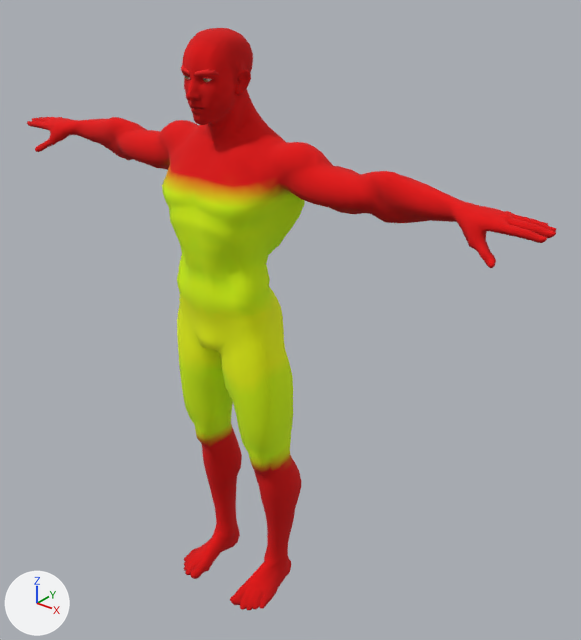
An edit to the glTF model footsteps-web/public/avatar/body_male.glb, drawn before and after from the same camera.
Camera for both pictures: a camera (50 mm lens) standing at (1.51, -1.58, 2.04) and looking at (0.12, 0.15, 0.96). The axes (+X, +Y, +Z) are drawn at lower left. The lights are the same throughout. The first picture is the older version. Vertices at exactly the same position are counted once.

Names of what the first picture shows: 'body' and 1 more.
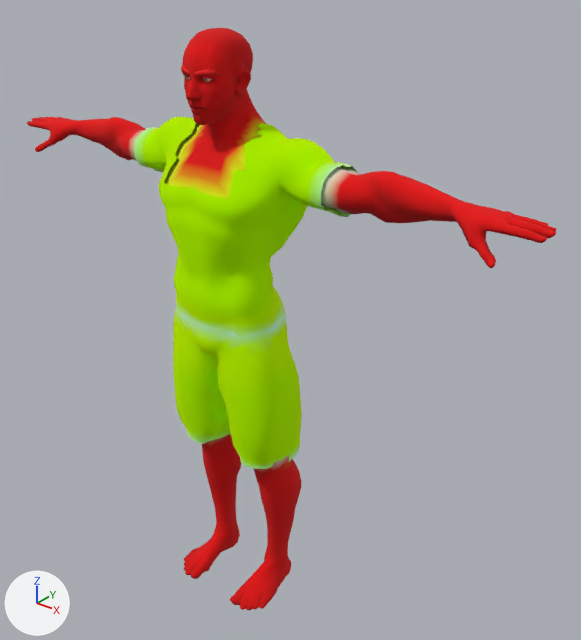
What changed in the scene script:
```text
Add mat_garment:
    mat_garment = bpy.data.materials.new('garment')
    mat_garment.use_nodes = True; mat_garment.node_tree.nodes.clear()
    _N = mat_garment.node_tree.nodes; _L = mat_garment.node_tree.links
    n0 = _N.new('ShaderNodeBsdfPrincipled'); n0.name = 'Principled BSDF'
    n0.inputs[1].default_value = 1.0  # 'Metallic'
    n0.inputs[2].default_value = 1.0  # 'Roughness'
    n1 = _N.new('ShaderNodeOutputMaterial'); n1.name = 'Material Output'
    n2 = _N.new('ShaderNodeVertexColor'); n2.name = 'Color Attribute'
    _L.new(n0.outputs[0], n1.inputs[0])  # 'BSDF' to 'Surface'
    _L.new(n2.outputs[0], n0.inputs[0])  # 'Color' to 'Base Color'
Change me_body:
    where me_body.from_pydata(...)  # 6285 vertices, 12566 faces; spans x -0.93..0.93, y -0.13..0.16, z -0.01..1.81
    used by ob_body; location = (0.0, 0.0, 0.0)
    me_body part 1: 381 faces centred in x -0.37..0.37, y -0.05..0.16, z 1.37..1.57 are repainted in the vertex colours; the middle colour goes from red #d70000 to green #d7ff00
    me_body part 2: 353 faces centred in x -0.37..0.37, y -0.11..0.16, z 1.41..1.56 are repainted in the vertex colours; the middle colour goes from red #df0000 to yellow #dfff00
    me_body part 3: 254 faces centred in x -0.22..0.22, y -0.12..0.16, z 0.52..1.41 are repainted in the vertex colours; the middle colour goes from yellow #d4e300 to green #d4fa4f
    me_body part 4: 215 faces centred in x -0.17..0.17, y -0.12..0.15, z 0.95..1.38 are repainted in the vertex colours; the middle colour goes from yellow #f0ff00 to green #f0ff9b
    me_body part 5: 359 faces centred in x -0.38..0.38, y -0.08..0.16, z 0.49..1.69 are repainted in the vertex colours; the middle colour goes from red #d70000 to orange #d75a00
Add me_garment:
    me_garment.from_pydata(...)  # 1480 vertices, 2834 faces; spans x -0.358..0.358, y -0.135..0.173, z 0.525..1.573
    me_garment.materials.append(mat_garment)
Add ob_garment:
    ob_garment = bpy.data.objects.new('garment', me_garment)
    ob_garment.location = (0.0, 0.0, 0.0)
```

Pixel boxes [x1, y1, x2, y2] of what changed, in the pictures (581 x 640 px):
'garment', added (green): after [134, 117, 357, 469]
part 1 of me_body, recoloured: [130, 123, 346, 212] in both
part 2 of me_body, recoloured: [129, 124, 358, 199] in both
part 3 of me_body, recoloured: before [162, 179, 304, 469]; after [164, 179, 288, 463]
part 4 of me_body, recoloured: before [172, 193, 283, 355]
part 5 of me_body, recoloured: [128, 90, 361, 473] in both
